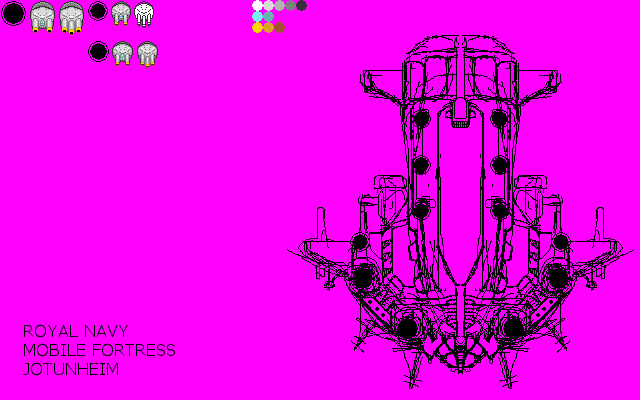
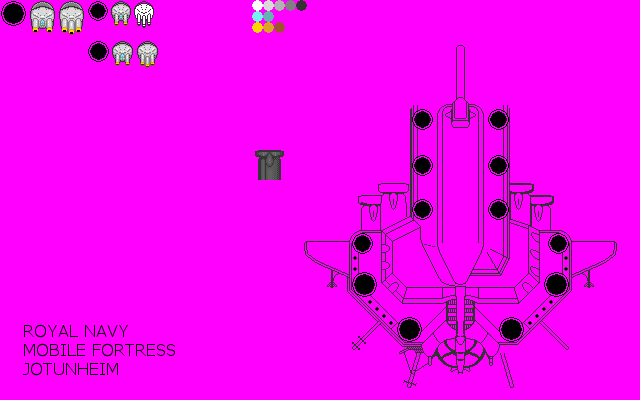
Comparing the layer stacks of the two w=640, h=400 images. Changes:
painted on "Sprite" over [255, 45, 617, 388]
hid "Sketch", opacity 100% → 48% over [287, 35, 634, 389]
